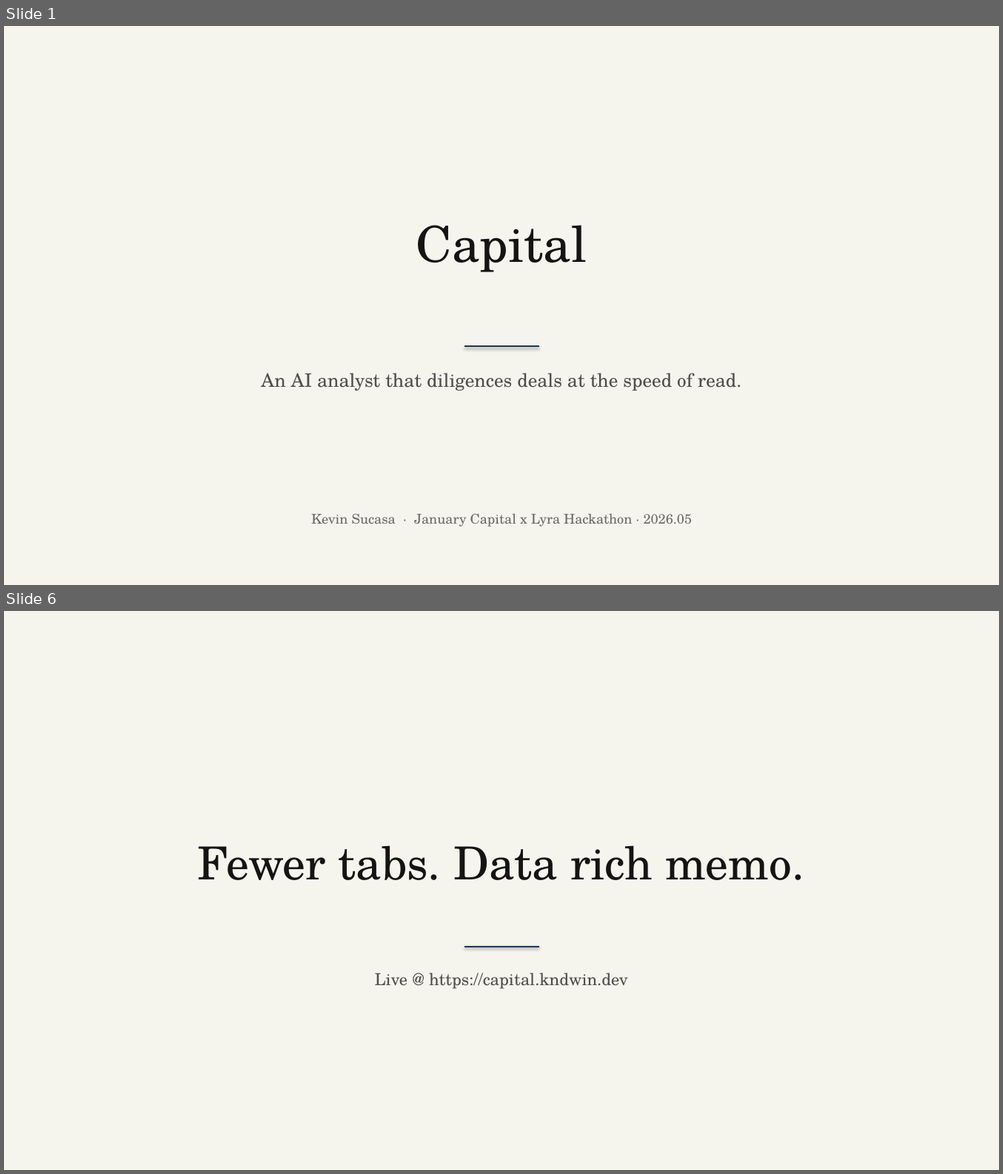
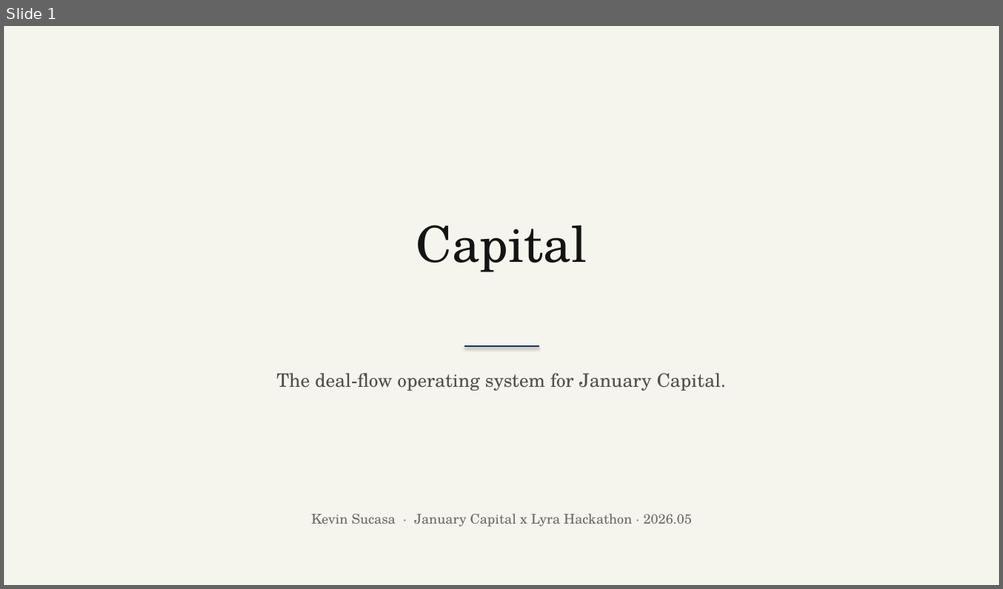
Before and after one commit to kndwin/capital, a slide deck: pitch-deck/capital-pitch-deck.pptx. Shown one above the other, each under a label of ours: slides 1 and 6 before the commit, slide 1 after it; the slides between them are not shown. The pictures are 1003x1174 and 1003x589 pixels, drawn with LibreOffice and Linux fonts; fonts in the diff are those of the drawing. Boxes give left, top, right and bottom in pixels: in the first picture for what was removed or moved away, otherwise in the second. Text is boxed around its words. In the diff, an @@ line names an element or a change of style, - is before the commit and + after.

```diff
--- a/pitch-deck/capital-pitch-deck.pptx
+++ b/pitch-deck/capital-pitch-deck.pptx
@@ slide 6 removed at bbox=[4, 611, 999, 1170], background #FFFFFF @@
@@ rectangle removed at bbox=[4, 611, 999, 1170] @@
@@ text removed at bbox=[198, 846, 805, 880] @@
-Fewer tabs. Data rich memo.
@@ line removed from (464, 947) to (539, 947) @@
@@ text removed at bbox=[375, 973, 628, 989] @@
-Live @ https://capital.kndwin.dev
@@ slide 1 changed as well @@
@@ text at bbox=[276, 373, 726, 391]: text changed @@
-An AI analyst that diligences deals at the speed of read.
+The deal-flow operating system for January Capital.
```
Also in this commit, not shown: 2 other slides changed, 4 slides added, 2 other slides removed, 57 other files.
